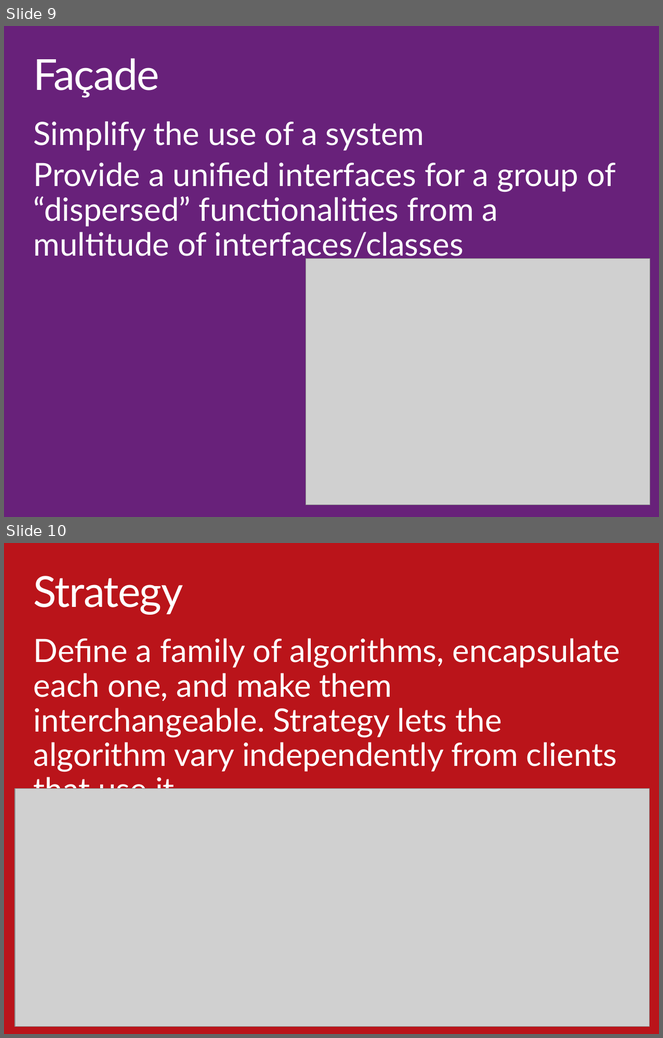
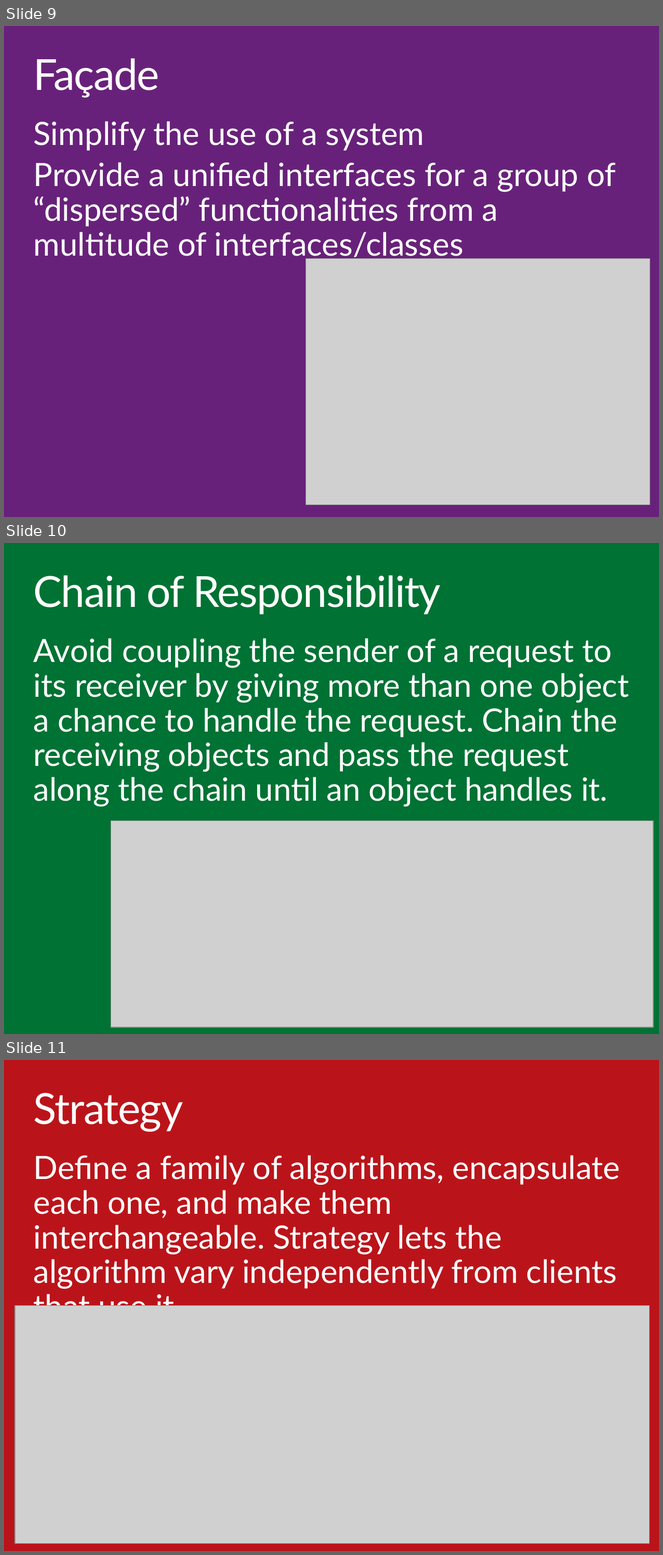
Before and after one commit to ondfisk/BDSA2016, a slide deck: Slides/Lecture07.pptx. Shown one above the other, each under a label of ours: slides 9 and 10 before the commit, slides 9, 10 and 11 after it. The pictures are 663x1038 and 663x1555 pixels, drawn with LibreOffice and Linux fonts; fonts in the diff are those of the drawing; grey boxes stand for pictures. Boxes give left, top, right and bottom in pixels: in the first picture for what was removed or moved away, otherwise in the second. Text is boxed around its words. In the diff, an @@ line names an element or a change of style, - is before the commit and + after.

Commit message:
Updated slides

```diff
--- a/Slides/Lecture07.pptx
+++ b/Slides/Lecture07.pptx
@@ slide 10 added at (x1=4, y1=543, x2=659, y2=1034), background #007233 @@
@@ text added at (x1=34, y1=575, x2=441, y2=614), 48 pt, text #FFFFFF @@
+Chain of Responsibility
@@ text added at (x1=34, y1=638, x2=630, y2=807), 36 pt, text #FFFFFF @@
+Avoid coupling the sender of a request to its receiver by giving more than one object a chance to handle the request. Chain the receiving objects and pass the request along the chain until an object handles it.
@@ picture added at (x1=111, y1=821, x2=653, y2=1027) @@
@@ what was slide 10 is now slide 11 @@
```
Also in this commit, not shown: 1 other file.
